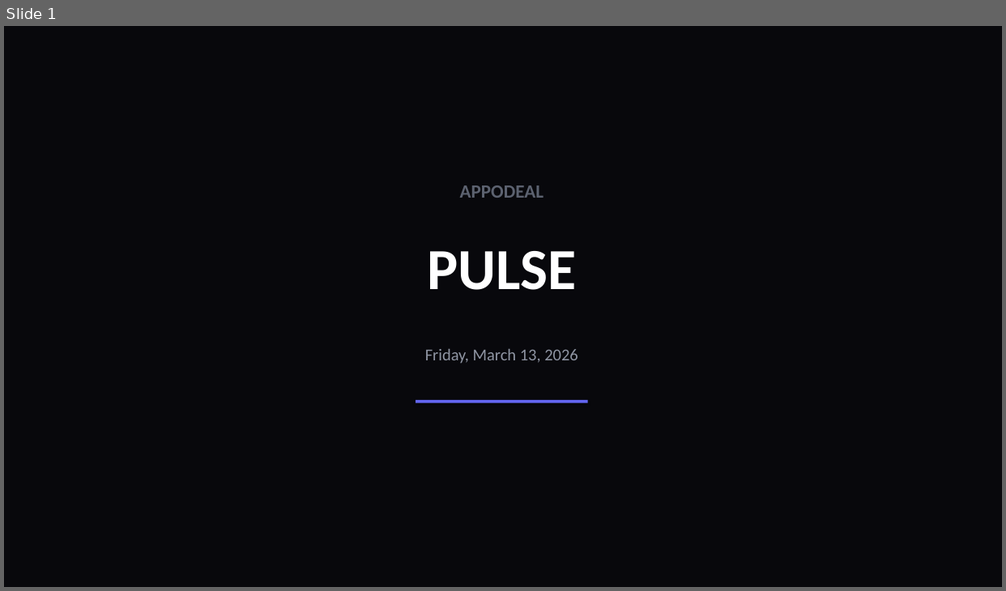
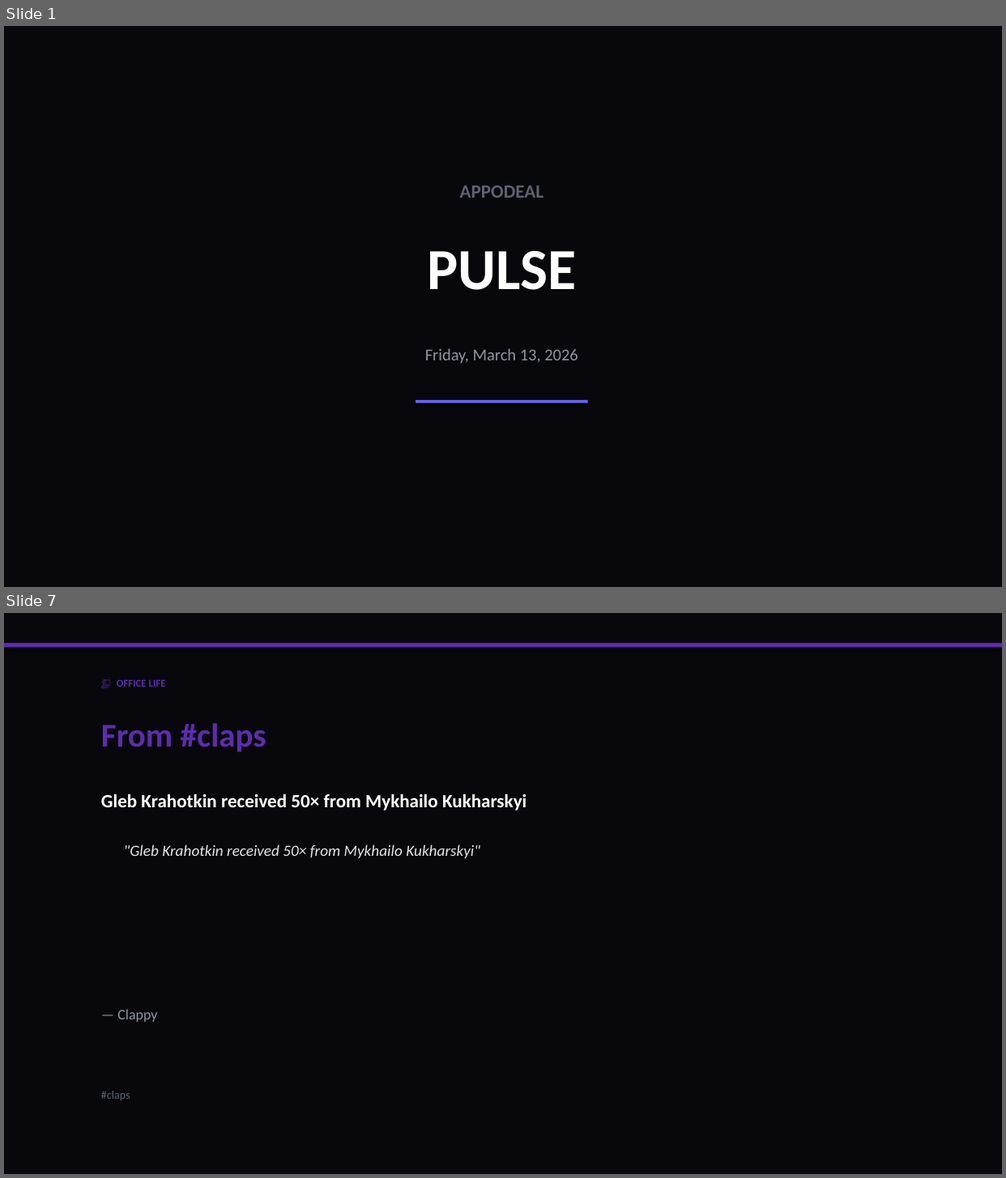
Before and after one commit to liliyagarifullina-maker/appodeal-pulse, a slide deck: data/archive/pulse_2026-03-13.pptx. Shown one above the other, each under a label of ours: slide 1 before the commit, slides 1 and 7 after it; the slides between them are not shown. The pictures are 1006x591 and 1006x1178 pixels, drawn with LibreOffice and Linux fonts; fonts in the diff are those of the drawing. Boxes give left, top, right and bottom in pixels: in the first picture for what was removed or moved away, otherwise in the second. Text is boxed around its words. In the diff, an @@ line names an element or a change of style, - is before the commit and + after.

```diff
--- a/data/archive/pulse_2026-03-13.pptx
+++ b/data/archive/pulse_2026-03-13.pptx
@@ slide 7 added at (4, 613, 1002, 1174), background #08080C @@
@@ rectangle added at (4, 643, 1002, 648), fill #5D2CAC @@
@@ text added at (117, 679, 166, 687), 10 pt, text #5D2CAC, bold @@
+👏 OFFICE LIFE
@@ text added at (101, 723, 266, 752), 32 pt, text #5D2CAC, bold @@
+From #claps
@@ text added at (101, 794, 526, 811), 18 pt, text #FFFFFF, bold @@
+Gleb Krahotkin received 50× from Mykhailo Kukharskyi
@@ text added at (124, 845, 480, 858), 15 pt, text #E2E2EA, italic @@
+"Gleb Krahotkin received 50× from Mykhailo Kukharskyi"
@@ text added at (117, 1009, 157, 1022), 14 pt, text #8F95A3 @@
+— Clappy
@@ text added at (101, 1091, 130, 1101), 11 pt, text #5C6270 @@
+#claps
```
Also in this commit, not shown: 4 slides changed, 1 other slide added, 20 slides removed, 2 other files.
